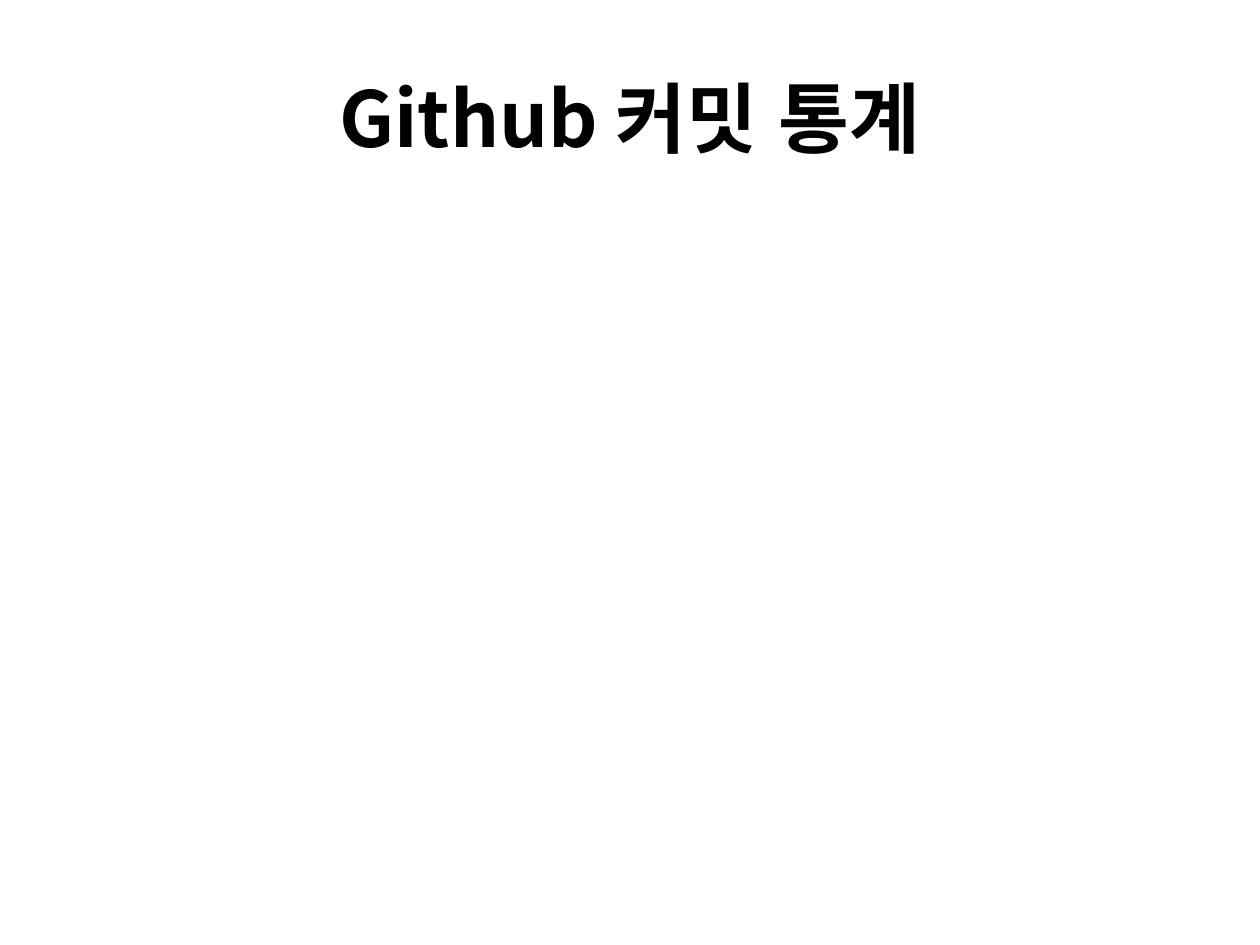
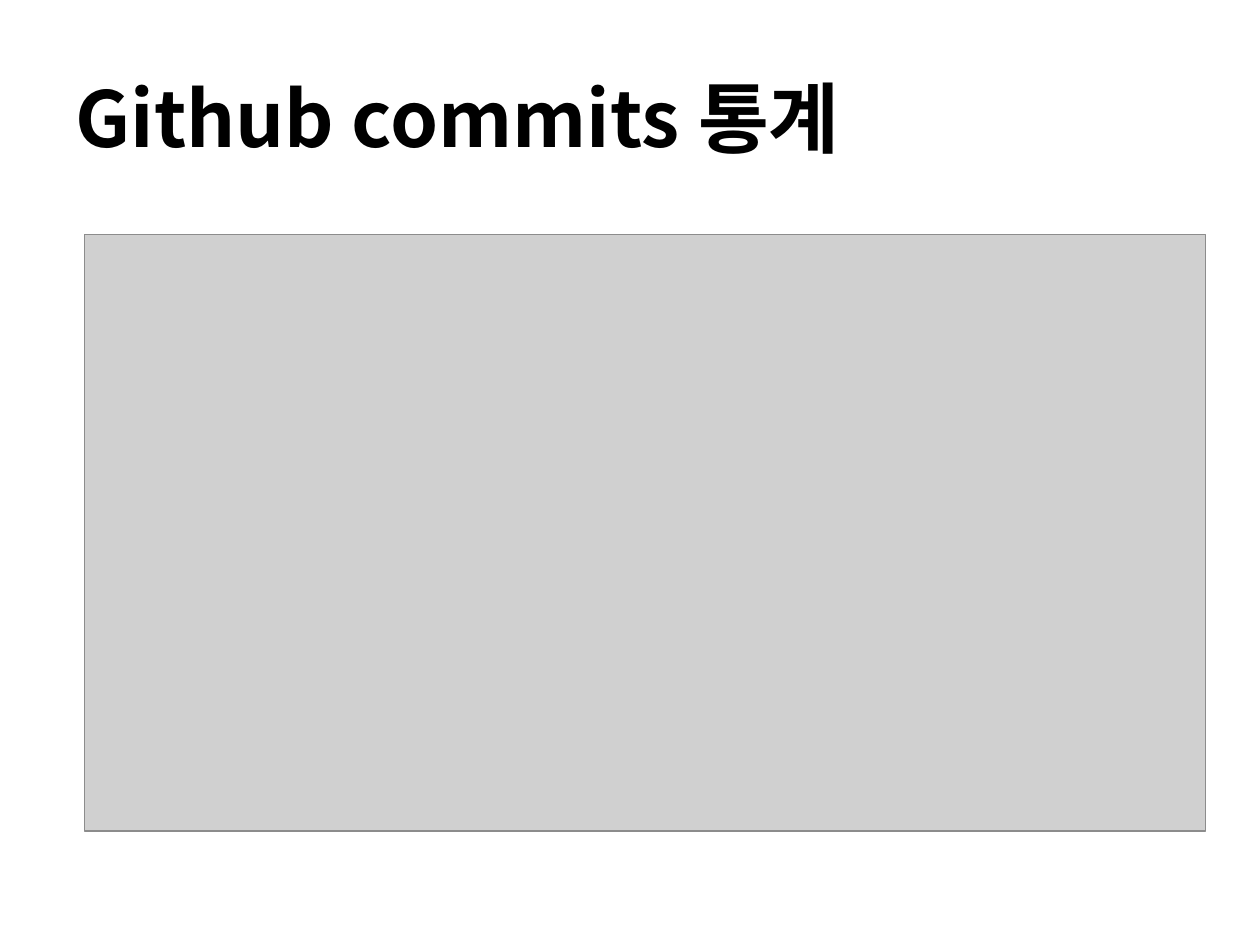
Before and after one commit to hwawonhan/2dgp, a slide deck: slide 5 of ppt/project_2.pptx. Drawn at 1260x945 pixels with LibreOffice and Linux fonts; fonts in the diff are those of the drawing; grey boxes stand for pictures; background and template pictures are left out. Boxes give left, top, right and bottom in pixels: in the first picture for what was removed or moved away, otherwise in the second. Text is boxed around its words. In the diff, an @@ line names an element or a change of style, - is before the commit and + after.

```diff
--- a/ppt/project_2.pptx
+++ b/ppt/project_2.pptx
@@ title at [76,82,840,154]: text changed @@
-Github 커밋 통계
+Github commits 통계
@@ picture added at [84,234,1206,830] @@
```
Also in this commit, not shown: 3 other slides changed.
